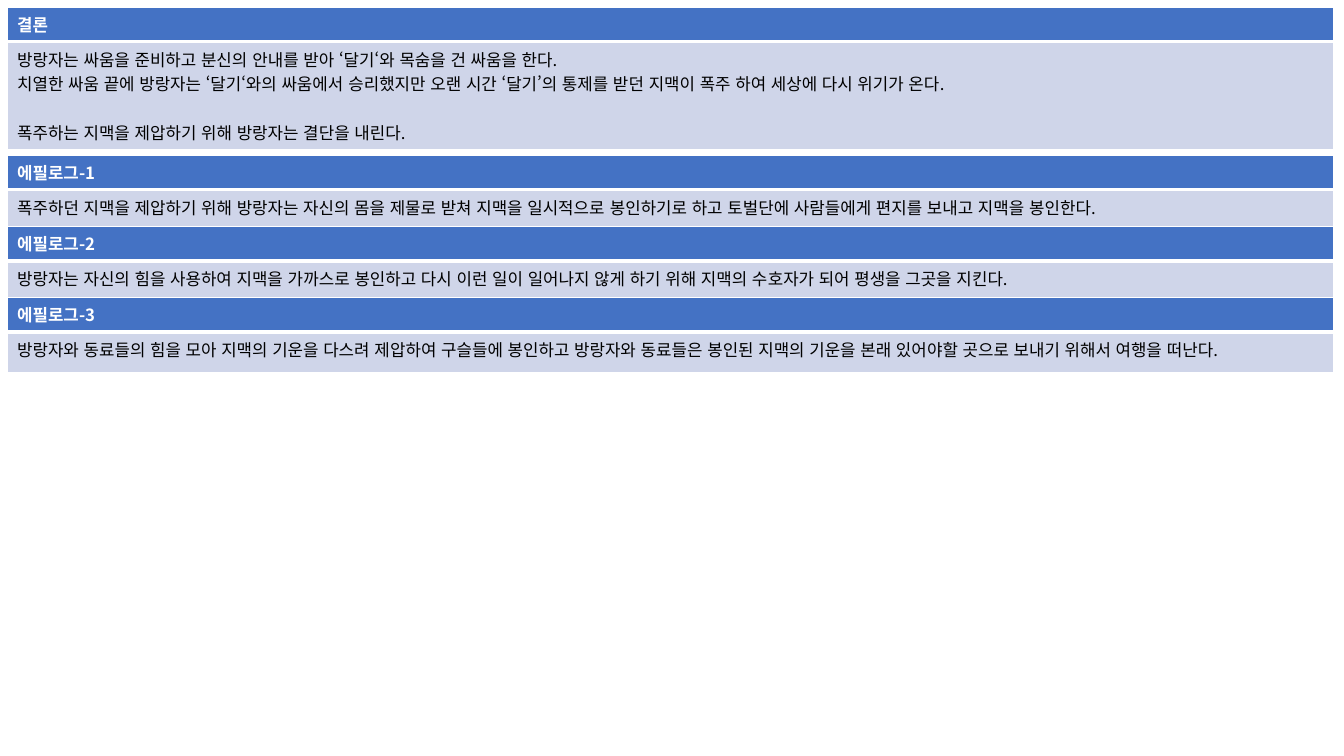
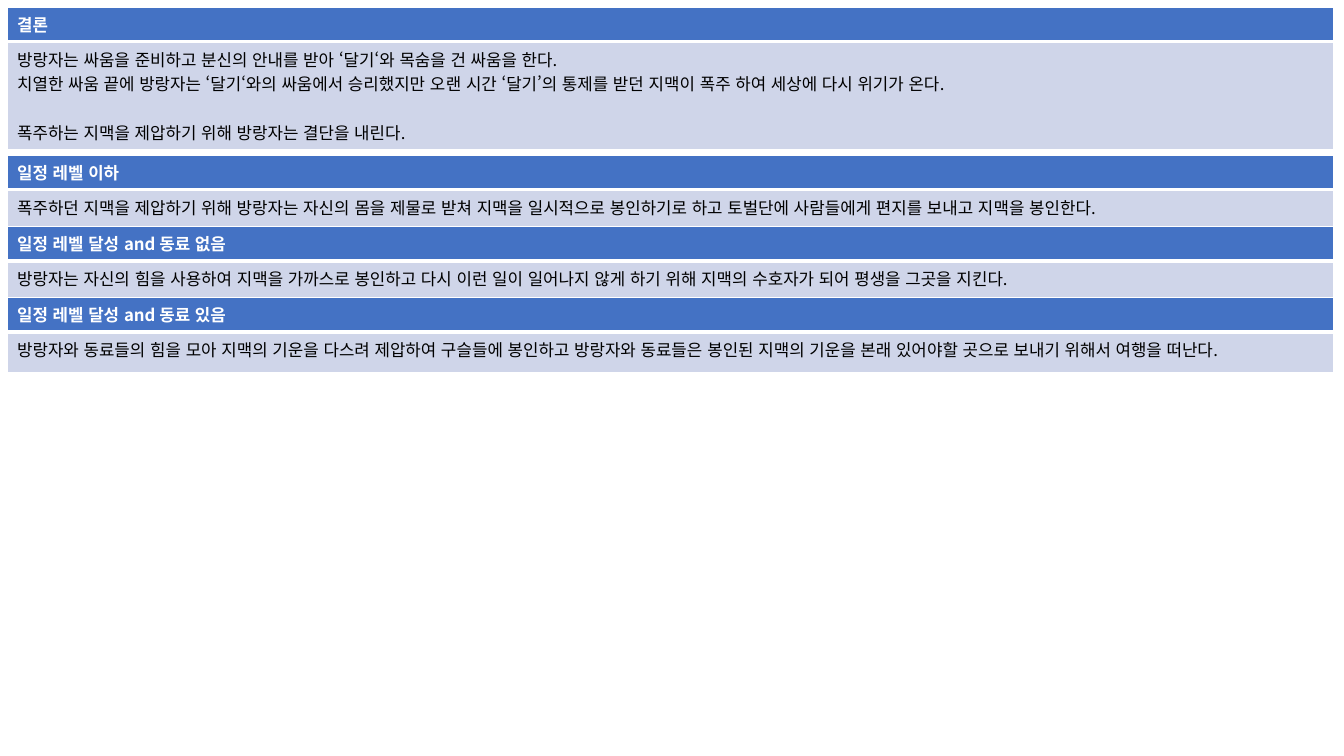
Before and after one commit to yjk0401/unityenginebasic_9th, a slide deck: slide 8 of 기획/메인 스토리 기획서.pptx (slide 7 before the commit). Drawn at 1344x756 pixels with LibreOffice and Linux fonts; fonts in the diff are those of the drawing. Boxes give left, top, right and bottom in pixels: in the first picture for what was removed or moved away, otherwise in the second. Text is boxed around its words. In the diff, an @@ line names an element or a change of style, - is before the commit and + after.

```diff
--- a/기획/메인 스토리 기획서.pptx
+++ b/기획/메인 스토리 기획서.pptx
@@ table at [7, 155, 1334, 227] @@
-row 1, column 1: 에필로그-1
+row 1, column 1: 일정 레벨 이하
@@ table at [7, 226, 1334, 297] @@
-row 1, column 1: 에필로그-2
+row 1, column 1: 일정 레벨 달성 and 동료 없음
@@ table at [7, 297, 1334, 378] @@
-row 1, column 1: 에필로그-3
+row 1, column 1: 일정 레벨 달성 and 동료 있음
```
Also in this commit, not shown: 1 other slide changed, 1 slide added.
